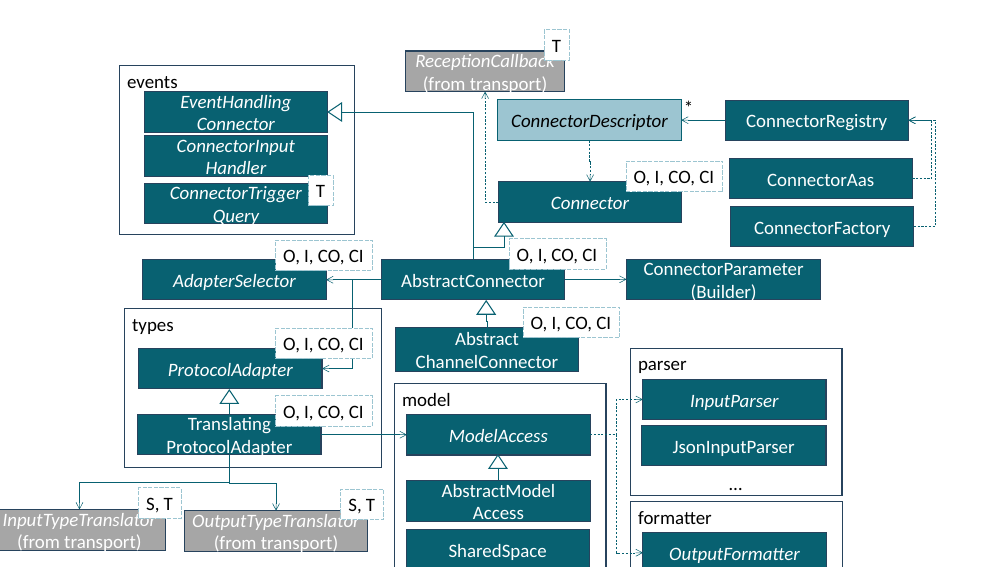
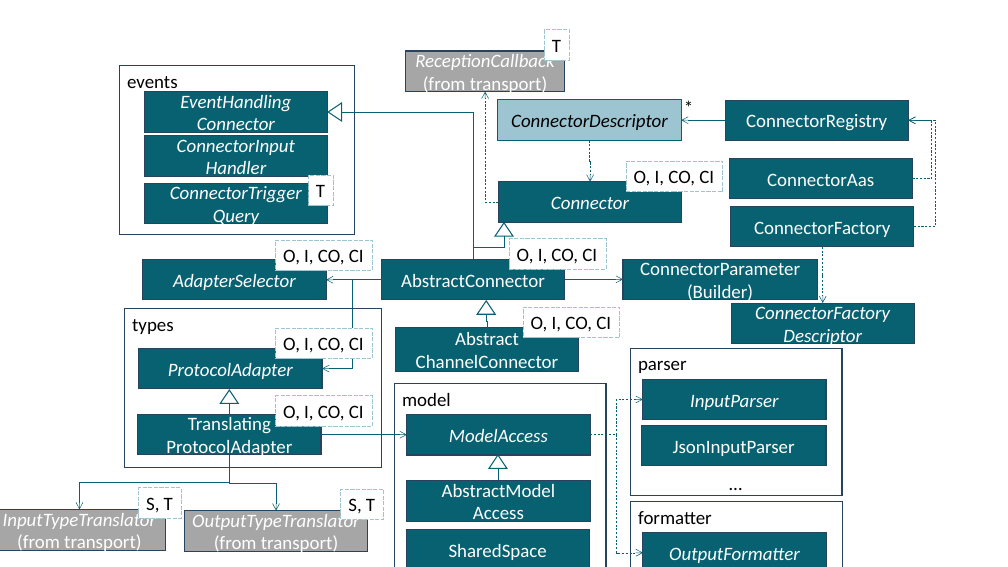
Before and after one commit to iip-ecosphere/platform, a slide deck: slide 9 of platform/documentation/src/HandbookFigures.pptx. Drawn at 1008x567 pixels with LibreOffice and Linux fonts; fonts in the diff are those of the drawing. Boxes give left, top, right and bottom in pixels: in the first picture for what was removed or moved away, otherwise in the second. Text is boxed around its words. In the diff, an @@ line names an element or a change of style, - is before the commit and + after.

```diff
--- a/platform/documentation/src/HandbookFigures.pptx
+++ b/platform/documentation/src/HandbookFigures.pptx
@@ rectangle "ConnectorParameter (Builder)" moved from (x1=627, y1=259, x2=821, y2=300) to (x1=623, y1=259, x2=817, y2=300) @@
@@ elbow arrow added from (823, 247) to (823, 303), #086171 0.5 pt dashed @@
@@ elbow arrow moved from (565, 280) - (627, 280) to (565, 280) - (623, 280) @@
@@ rectangle added at (x1=731, y1=303, x2=914, y2=344), fill #086171, outline #28445D 1 pt, 18 pt, text #FFFFFF, italic @@
+ConnectorFactory
+Descriptor
```
Also in this commit, not shown: 1 other slide changed, 9 other files.
